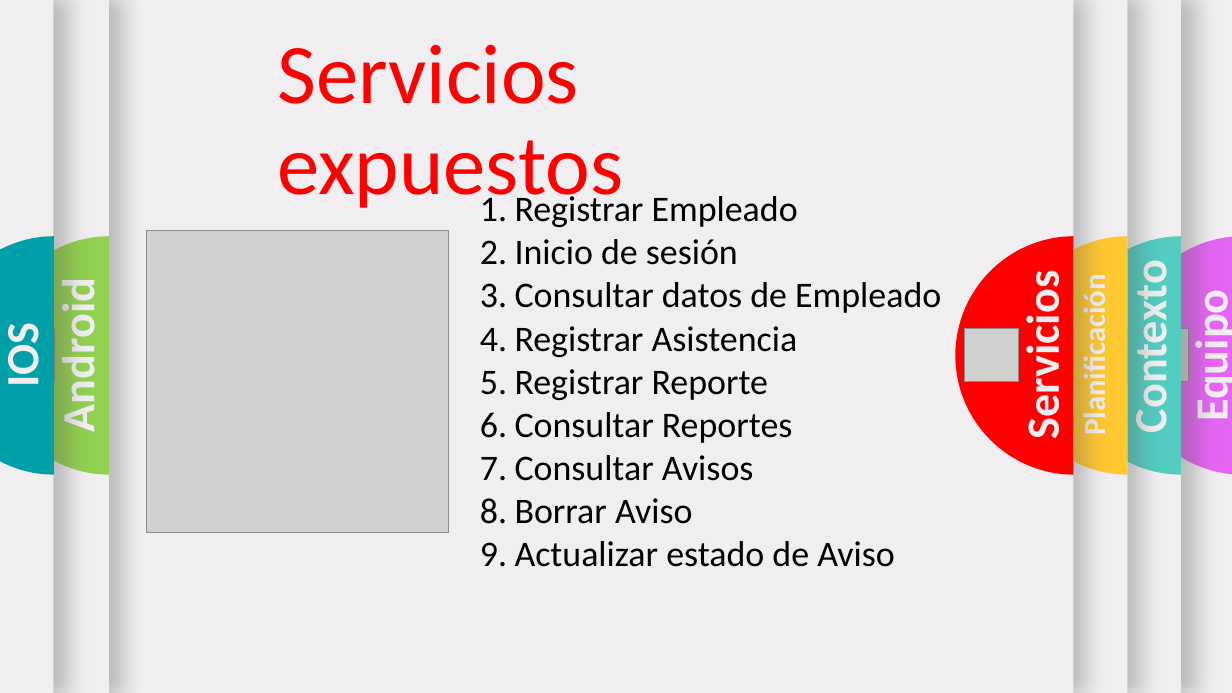
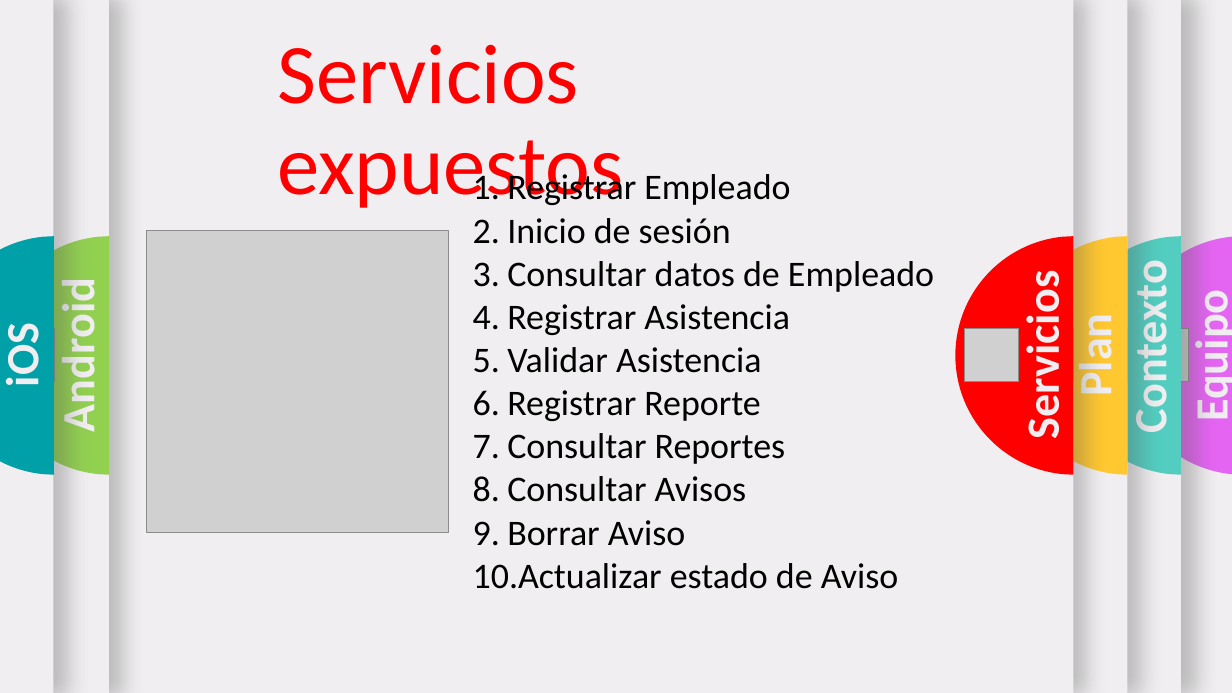
Before and after one commit to RaizrNs3/Presentaci-n, a slide deck: slide 10 of Template con trancisiones.pptx (slide 8 before the commit). Drawn at 1232x693 pixels with LibreOffice and Linux fonts; fonts in the diff are those of the drawing; grey boxes stand for pictures; background and template pictures are left out. Boxes give left, top, right and bottom in pixels: in the first picture for what was removed or moved away, otherwise in the second. Text is boxed around its words. In the diff, an @@ line names an element or a change of style, - is before the commit and + after.

```diff
--- a/Template con trancisiones.pptx
+++ b/Template con trancisiones.pptx
@@ text "Registrar Empleado": place and size @@
-text "Registrar Empleado" at box(515, 239, 941, 567)
+text "Registrar Empleado" at box(473, 218, 934, 589)
@@ text at box(0, 329, 50, 385): text changed @@
-IOS
+iOS
@@ text at box(1067, 321, 1123, 394): text changed; size 24 to 36 pt @@
-Planificación
+Plan
@@ text at box(507, 347, 762, 373): paragraph added @@
+5. Validar Asistencia
```
Also in this commit, not shown: 11 other slides changed, 3 slides added.
